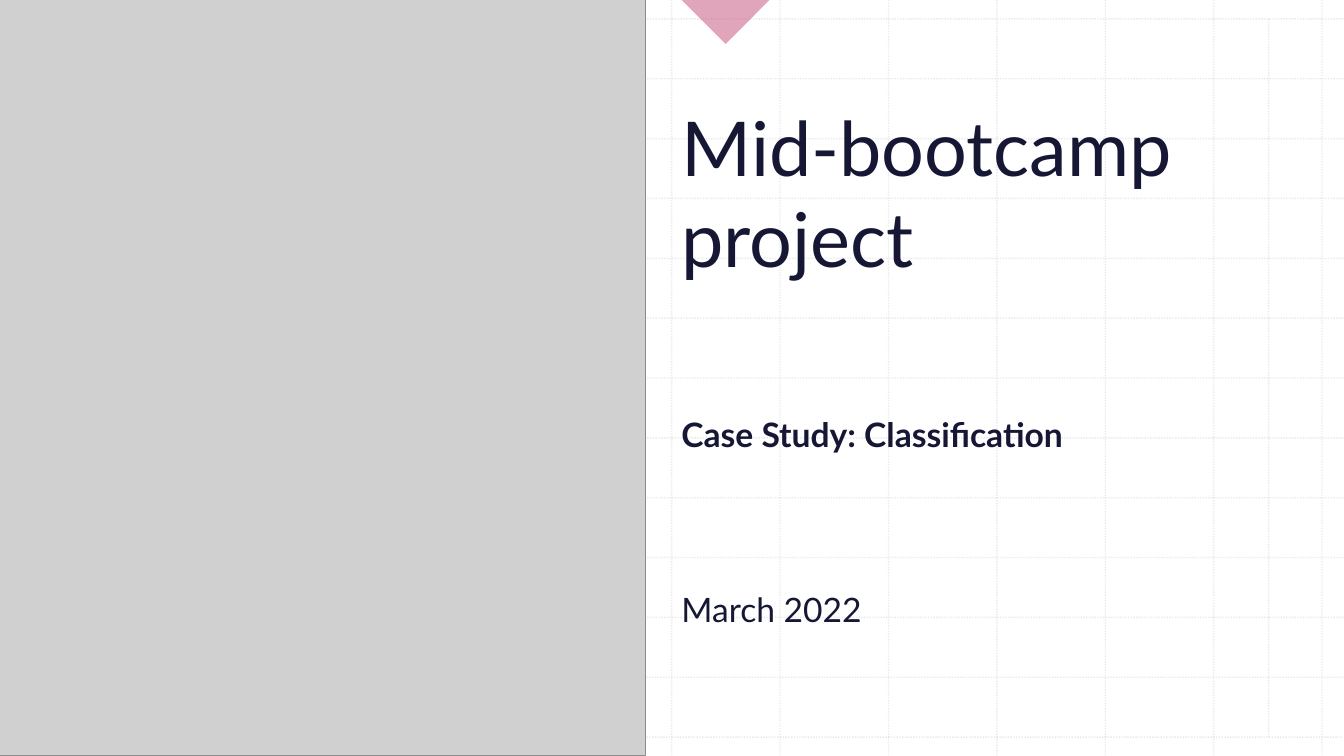
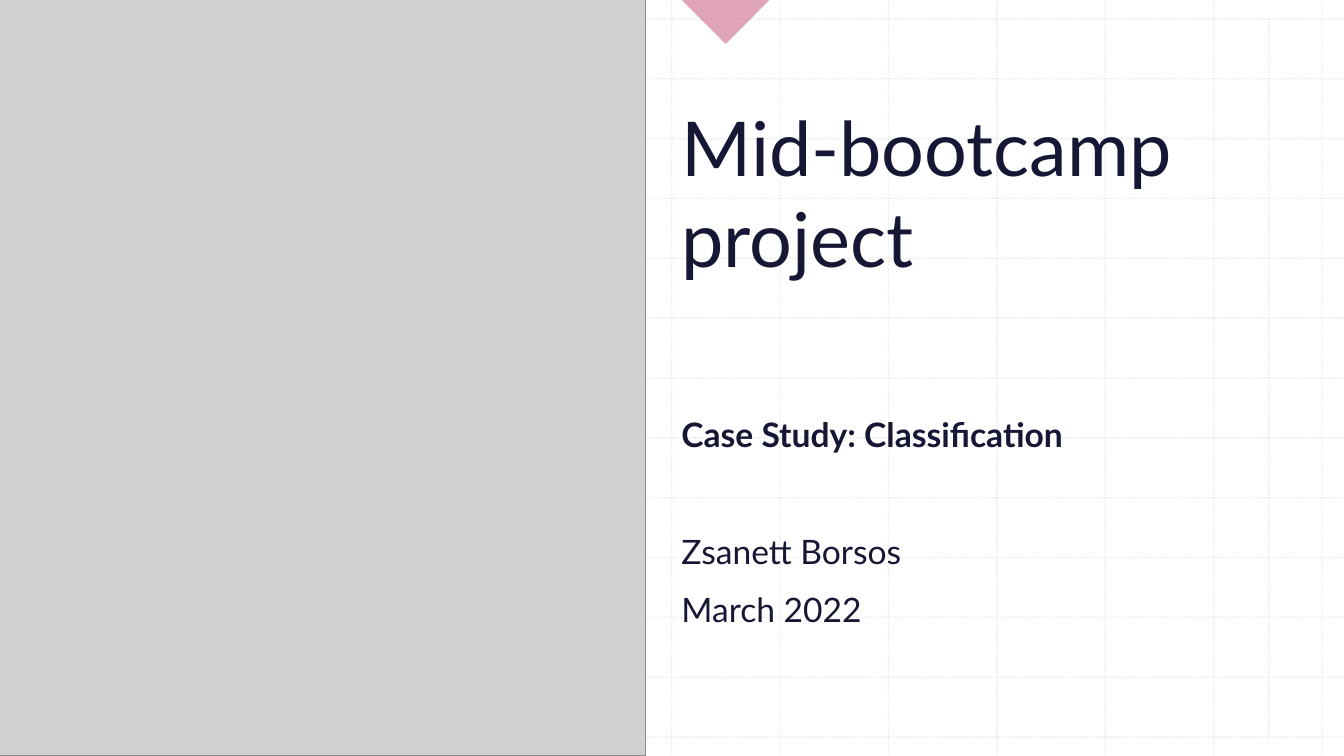
Before and after one commit to zsborsos/data_mid_bootcamp_project_classification, a slide deck: slide 1 of presentation/Mid-bootcamp project.pptx. Drawn at 1344x756 pixels with LibreOffice and Linux fonts; fonts in the diff are those of the drawing; grey boxes stand for pictures. Boxes give left, top, right and bottom in pixels: in the first picture for what was removed or moved away, otherwise in the second. Text is boxed around its words. In the diff, an @@ line names an element or a change of style, - is before the commit and + after.

```diff
--- a/presentation/Mid-bootcamp project.pptx
+++ b/presentation/Mid-bootcamp project.pptx
@@ subtitle at (681,540,901,565): paragraph added @@
+Zsanett Borsos
```
Also in this commit, not shown: 2 other slides changed.
